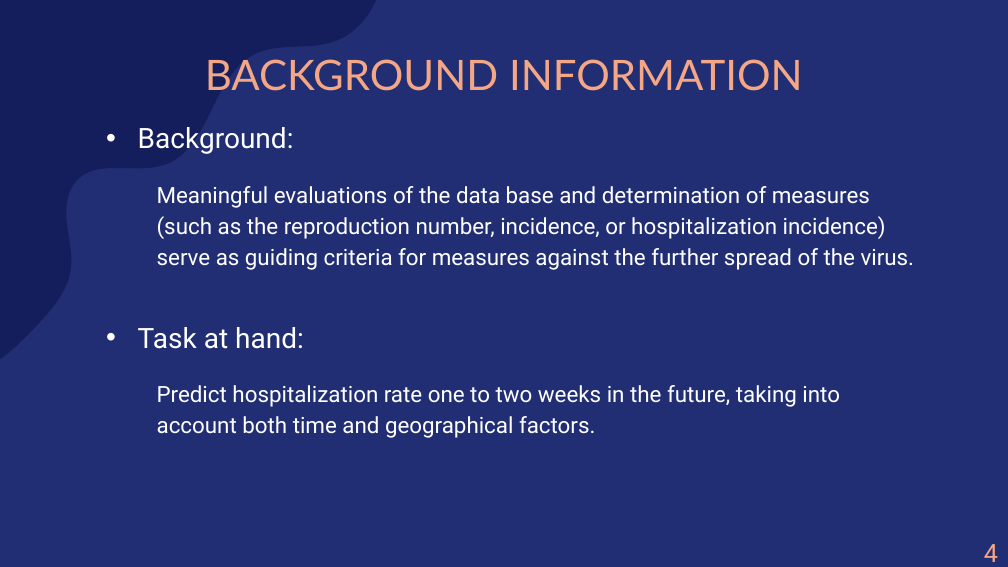
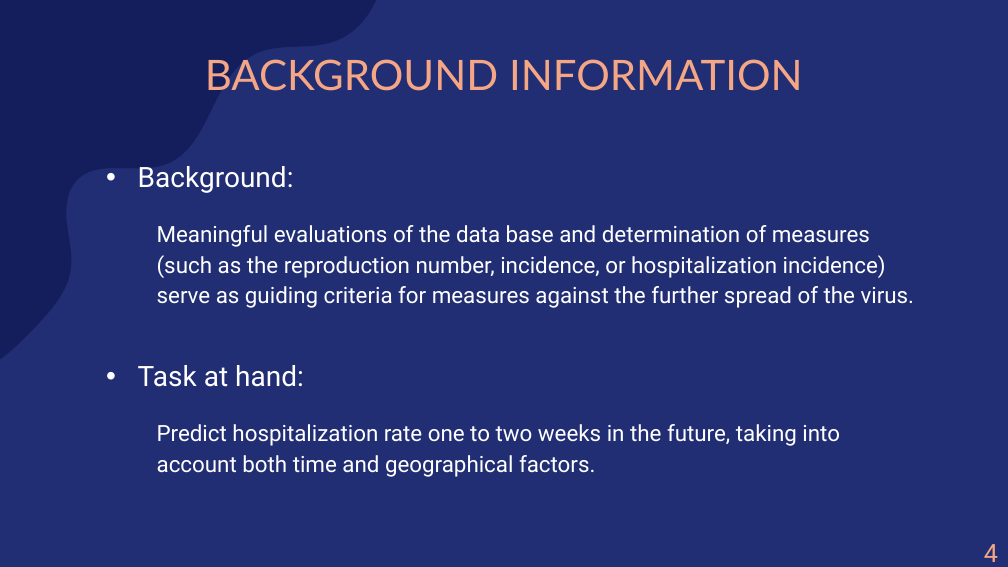
Before and after one commit to amarquard089/Covid19-Hospitalisierungsrate, a slide deck: slide 4 of Praesentation/COVID-19 Hospitalisierungsrate.pptx. Drawn at 1008x567 pixels with LibreOffice and Linux fonts; fonts in the diff are those of the drawing. Boxes give left, top, right and bottom in pixels: in the first picture for what was removed or moved away, otherwise in the second. Text is boxed around its words. In the diff, an @@ line names an element or a change of style, - is before the commit and + after.

```diff
--- a/Praesentation/COVID-19 Hospitalisierungsrate.pptx
+++ b/Praesentation/COVID-19 Hospitalisierungsrate.pptx
@@ text "Background:": place and size @@
-text "Background:" at [138, 127, 915, 438]
+text "Background:" at [138, 166, 915, 477]
```
Also in this commit, not shown: 2 other slides changed, 1 other file.
